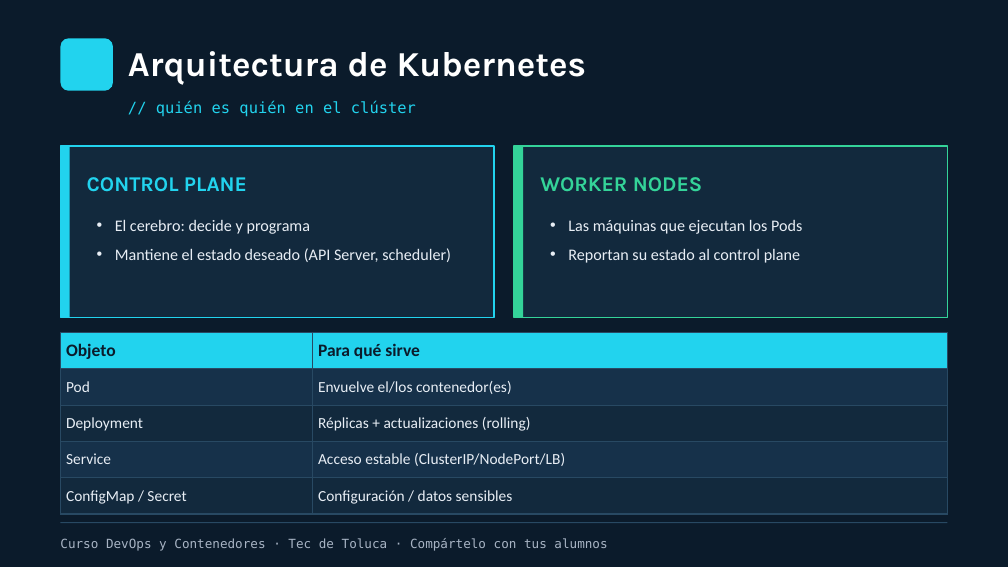
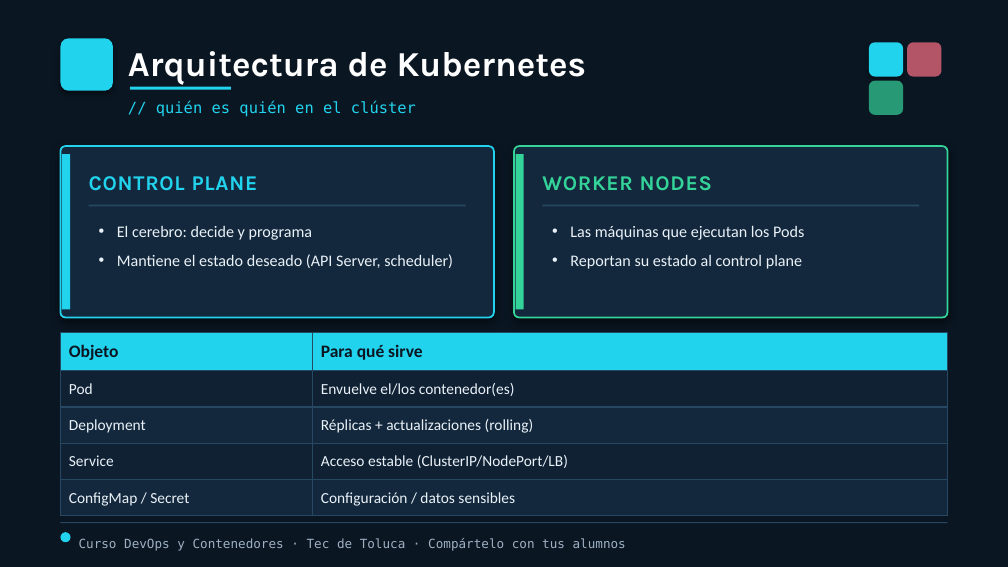
Before and after one commit to Finithe-Phoenix/devops-contenedores-kubernetes-curso, a slide deck: slide 7 of 01-app/node/public/downloads/Infografias_Alumnos_ES.pptx. Drawn at 1008x567 pixels with LibreOffice and Linux fonts; fonts in the diff are those of the drawing. Boxes give left, top, right and bottom in pixels: in the first picture for what was removed or moved away, otherwise in the second. Text is boxed around its words. In the diff, an @@ line names an element or a change of style, - is before the commit and + after.

```diff
--- a/01-app/node/public/downloads/Infografias_Alumnos_ES.pptx
+++ b/01-app/node/public/downloads/Infografias_Alumnos_ES.pptx
@@ background #0B1B2B to #0A1622 @@
@@ rounded rectangle at (60, 38, 113, 91): shadow on @@
@@ rounded rectangle added at (869, 42, 903, 77), fill #22D3EE @@
@@ rounded rectangle added at (907, 42, 941, 77), fill #FB7185 at 70% opacity @@
@@ rectangle added at (130, 87, 231, 90), fill #22D3EE @@
@@ rounded rectangle added at (869, 81, 903, 115), fill #34D399 at 70% opacity @@
@@ rounded rectangle added at (60, 146, 494, 318), fill #13283C, outline #22D3EE 1.25 pt @@
@@ rounded rectangle added at (514, 146, 948, 318), fill #13283C, outline #34D399 1.25 pt @@
@@ rectangle: place and size @@
-rectangle at (60, 146, 70, 318)
+rectangle at (61, 154, 70, 309)
@@ text "CONTROL PLANE" at (89, 176, 258, 191): letter spacing 0 to 0.5 pt @@
@@ rectangle: place and size @@
-rectangle at (514, 146, 523, 318)
+rectangle at (516, 154, 524, 309)
@@ text "WORKER NODES" at (542, 176, 712, 191): letter spacing 0 to 0.5 pt @@
@@ rectangle: place and size @@
-rectangle at (60, 146, 494, 318)
+rectangle at (89, 205, 466, 207)
@@ rectangle at (89, 205, 466, 207): fill #12293D to #264862; outline #22D3EE 1.25 pt to none @@
@@ rectangle: place and size @@
-rectangle at (514, 146, 948, 318)
+rectangle at (542, 205, 919, 207)
@@ rectangle at (542, 205, 919, 207): fill #12293D to #264862; outline #34D399 1.25 pt to none @@
@@ text "El cerebro: decide y programa" at (117, 226, 453, 268): text colour #E8EEF5 to #EAF1F8 @@
@@ text "Las máquinas que ejecutan los ..." at (570, 226, 804, 269): text colour #E8EEF5 to #EAF1F8 @@
@@ table at (60, 333, 948, 510) @@
@@ fill #16314A to #0F2133 in 4 cells @@
@@ fill #12293D to #13283C in 4 cells @@
@@ text colour #0B1B2B to #0A1622 in "Objeto", "Para qué sirve" @@
@@ text colour #E8EEF5 to #EAF1F8 in "Pod", "Envuelve el/los contenedor(es)", "Deployment", "Réplicas + actualizaciones (rolling)" and 4 more places @@
@@ borders changed @@
@@ ellipse added at (60, 532, 71, 542), fill #22D3EE @@
@@ text "Curso DevOps y Contenedores · ...": place and size @@
-text "Curso DevOps y Contenedores · ..." at (60, 538, 607, 551)
+text "Curso DevOps y Contenedores · ..." at (79, 538, 626, 551)
@@ text "Curso DevOps y Contenedores · ..." at (79, 538, 626, 551): text colour #A8B4C4 to #9FB0C2 @@
```
Also in this commit, not shown: 13 other slides changed, 35 other files.
